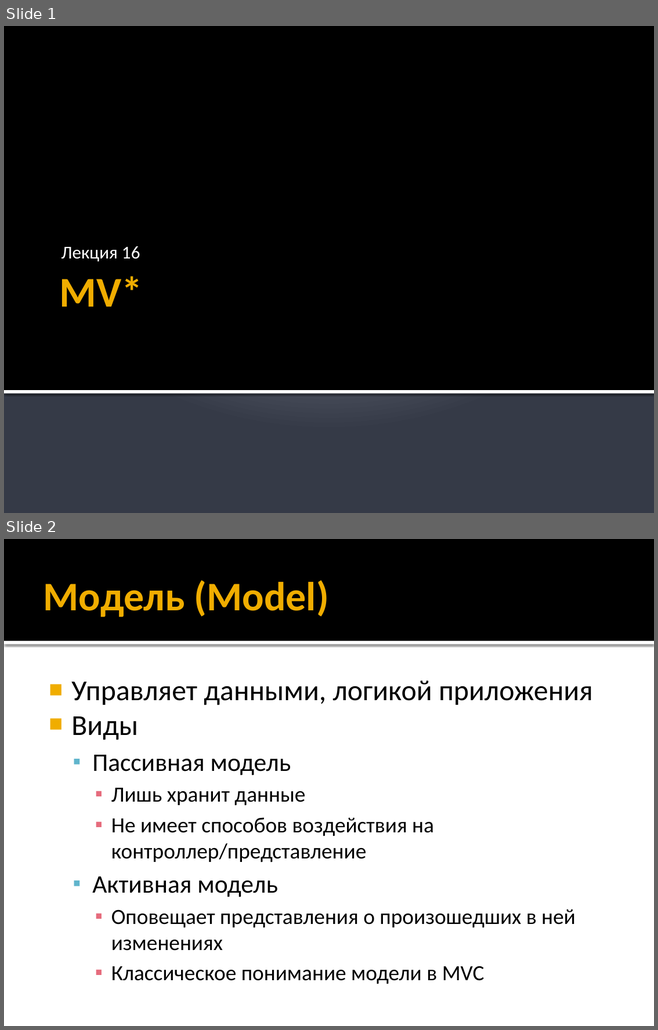
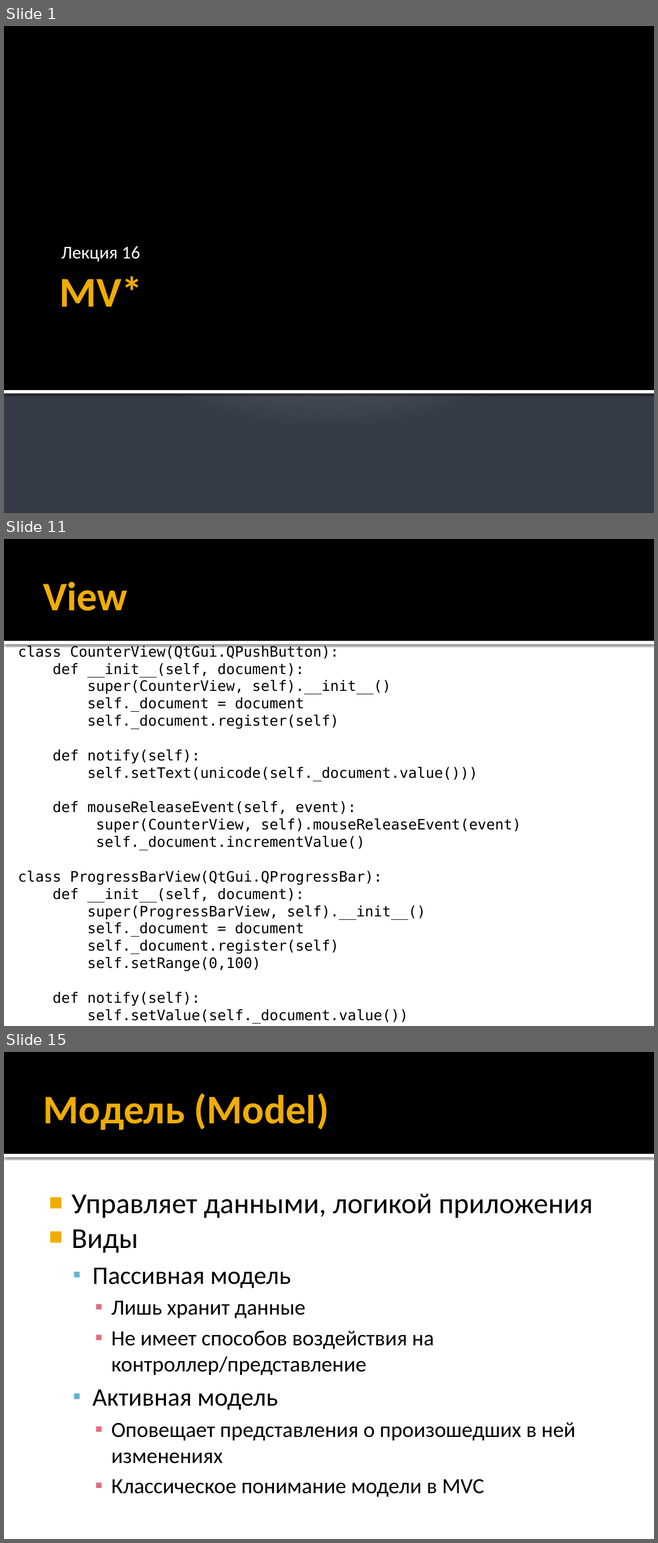
Before and after one commit to iv-sergius/ood, a slide deck: lectures/16.mvxx/mvxx.pptx. Shown one above the other, each under a label of ours: slides 1 and 2 before the commit, slides 1, 11 and 15 after it; the slides between them are not shown. The pictures are 658x1030 and 658x1543 pixels, drawn with LibreOffice and Linux fonts; fonts in the diff are those of the drawing. Boxes give left, top, right and bottom in pixels: in the first picture for what was removed or moved away, otherwise in the second. Text is boxed around its words. In the diff, an @@ line names an element or a change of style, - is before the commit and + after.

```diff
--- a/lectures/16.mvxx/mvxx.pptx
+++ b/lectures/16.mvxx/mvxx.pptx
@@ slide 11 added at box(4, 539, 654, 1026), background #FFFFFF; not listed: 2 template elements that a slide beside it also shows @@
@@ title added at box(43, 582, 128, 611), 45 pt, text #F0AD00, bold @@
+View
@@ text added at box(18, 645, 521, 1024), 16 pt, text #000000 @@
+class CounterView(QtGui.QPushButton):
+def __init__(self, document):
+super(CounterView, self).__init__()
+self._document = document
+self._document.register(self)
+def notify(self):
+self.setText(unicode(self._document.value()))
+def mouseReleaseEvent(self, event):
+super(CounterView, self).mouseReleaseEvent(event)
+self._document.incrementValue()
+class ProgressBarView(QtGui.QProgressBar):
+def __init__(self, document):
+super(ProgressBarView, self).__init__()
+self._document = document
+self._document.register(self)
+self.setRange(0,100)
+def notify(self):
+self.setValue(self._document.value())
@@ what was slide 2 is now slide 15 @@
```
Also in this commit, not shown: 1 slide changed, 16 other slides added, 1 slide removed, 1 other file.
